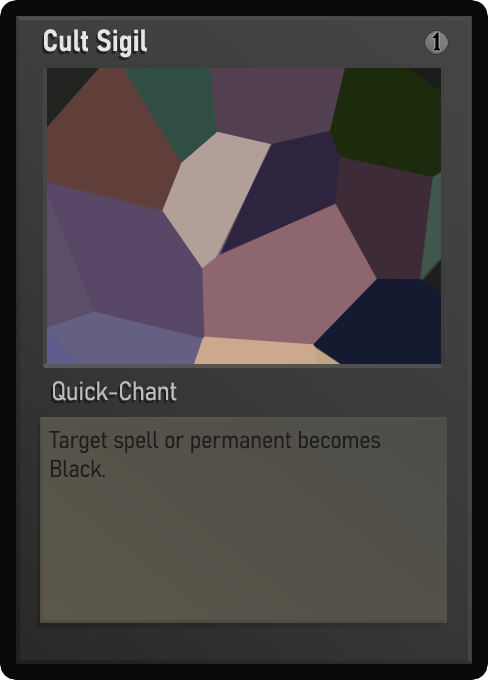
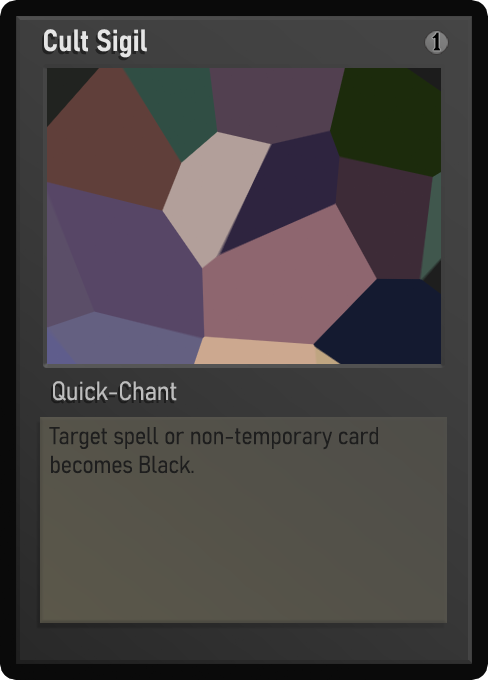
Layered file, before and after one edit (488x680). Changes by layer:
painted on "Desc_norm" over [49, 427, 381, 478]
